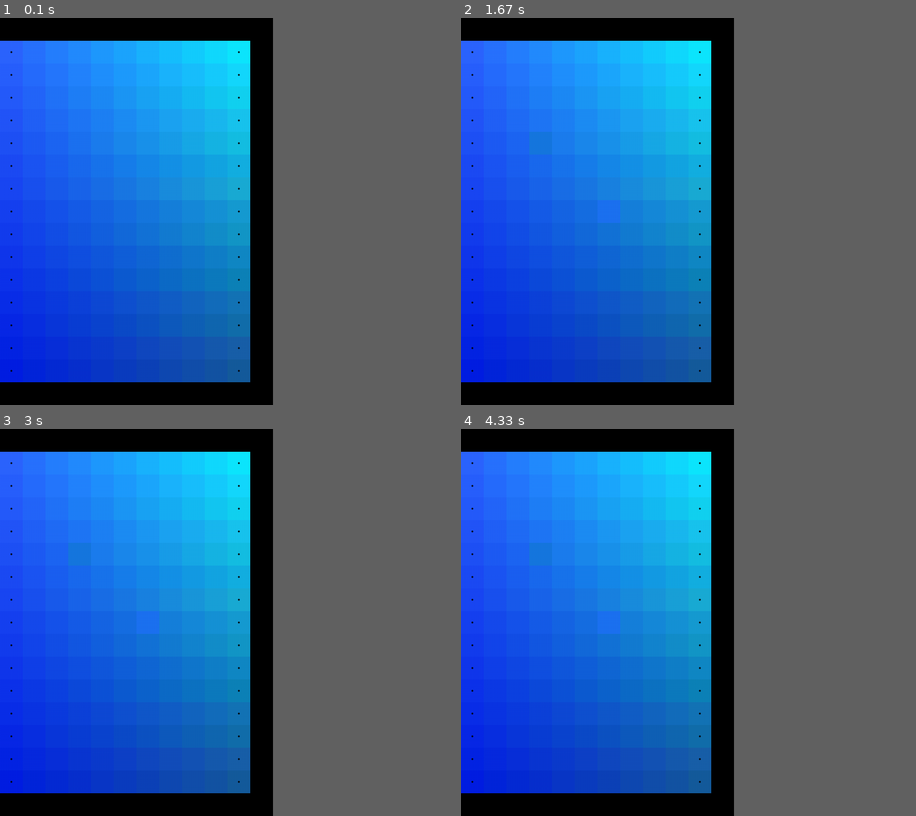
Above: before the commit, frames 1-4 (two rows, left to right).
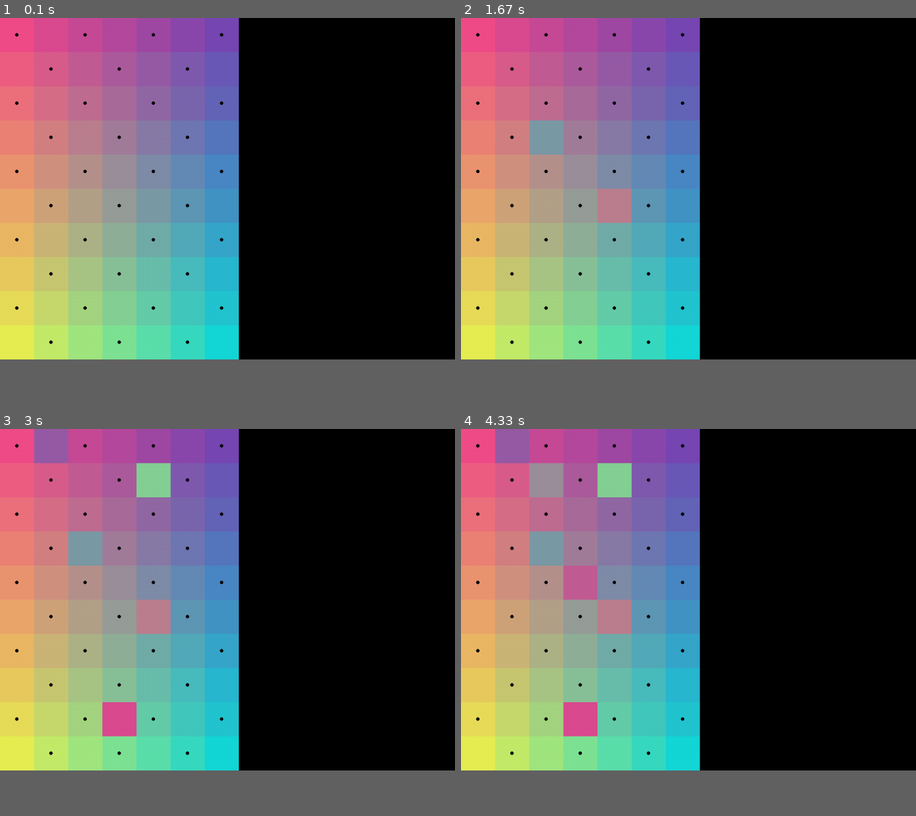
Above: after the commit, the same moments.

Repository: Angelina-ainel/PyGame-Project
Game: pygame game, started from field.py
The game is run twice, just before and just after one commit, with the same random seed, the same clock (stepped at 60 frames per second) and the same inputs.
Inputs (mouse positions are in pixels of both pictures, inside the frame that each line leads up to):
- Up to frame 1 (0.1 s): no input
- Up to frame 2 (1.67 s): press the mouse at (615, 203) at 0.37 s; move the mouse to (579, 172) at 0.47 s; release the mouse at (547, 137) at 0.6 s
- Up to frame 3 (3 s): press the mouse at (50, 444) at 1.7 s; move the mouse to (91, 576) at 1.8 s; release the mouse at (127, 711) at 1.93 s; press the mouse at (50, 444) at 2.03 s; move the mouse to (104, 459) at 2.13 s; release the mouse at (163, 475) at 2.27 s
- Up to frame 4 (4.33 s): press the mouse at (579, 583) at 3.87 s; move the mouse to (565, 529) at 3.97 s; release the mouse at (552, 479) at 4.1 s
In our replay, the window is 540x765 before the commit and 900x675 after it. These sizes can differ from the game's own. Grey fills any space a smaller window leaves; there, only what the larger window draws over its background counts as a difference.

The runs differ from the first frame. In frame 1, 52% of the frame differs, in the area x 0-55%, y 0-95%; in frame 2, 52%; in frame 3, 52%; in frame 4, 52%.

Commit message:
added a description of templates

Diff:
--- a/field.py
+++ b/field.py
@@ -4,26 +4,10 @@
 import random
 
 
-# fixed_elems = ['4 corners', 'whole frame', 'vertical lines', 'horizontal lines']
-
-
 def condition_to_mix(elem):
     if not elem.mixed and not elem.fixed:
         return True
     return False
-
-
-class Border(pg.sprite.Sprite):
-    def __init__(self, x1, y1, x2, y2):
-        super().__init__(all_sprites)
-        if x1 == x2:
-            self.add(vertical_borders)
-            self.image = pg.Surface([1, y2 - y1])
-            self.rect = pg.Rect(x1, y1, 1, y2 - y1)
-        else:
-            self.add(horizontal_borders)
-            self.image = pg.Surface([x2 - x1, 1])
-            self.rect = pg.Rect(x1, y1, x2 - x1, 1)
 
 
 class Element(pg.sprite.Sprite):
@@ -79,12 +63,8 @@
 
         if args and args[0].type == pg.MOUSEMOTION:
             if self.pushed:
-                if not pg.sprite.spritecollideany(self, horizontal_borders) or \
-                        not pg.sprite.spritecollideany(self, vertical_borders):
-                    dx, dy = args[0].rel
-                    self.rect.topleft = self.rect.x + dx, self.rect.y + dy
-                else:
-                    self.rect.topleft = self.rect.topleft
+                dx, dy = args[0].rel
+                self.rect.topleft = self.rect.x + dx, self.rect.y + dy
 
 
 class Field:
@@ -146,16 +126,16 @@
                     c += 1
                 fixing = self.check_fixing(r, c)
                 color = self.left_top + (coeff_h_left * r) + (coeff_w * c)
-                sprite = Element(r, c, self.top, self.cell_size, color, fixing, id, self.sprite_group1,
-                                 self.sprite_group2)
+                Element(r, c, self.top, self.cell_size, color, fixing, id, self.sprite_group1,
+                        self.sprite_group2)
                 c += 1
                 id += 1
             else:
                 c = 0
                 r += 1
                 fixing = self.check_fixing(r, c)
-                sprite = Element(r, c, self.top, self.cell_size,
-                                 self.left_top + (coeff_h_left * r), fixing, id, self.sprite_group1, self.sprite_group2)
+                Element(r, c, self.top, self.cell_size,
+                        self.left_top + (coeff_h_left * r), fixing, id, self.sprite_group1, self.sprite_group2)
                 id += 1
 
     def mix_elements(self):
@@ -171,21 +151,15 @@
 
 if __name__ == '__main__':
     pg.init()
-    width, height = size = 600, 850
+    width, height = size = 1000, 750
     screen = pg.display.set_mode(size)
-    lt = np.array(ImageColor.getcolor('#2C65FF', "RGB"))
-    rt = np.array(ImageColor.getcolor('#0DE8FF', "RGB"))
-    lb = np.array(ImageColor.getcolor('#001EDF', "RGB"))
-    rb = np.array(ImageColor.getcolor('#235C95', "RGB"))
+    lt = np.array(ImageColor.getcolor('#F04D89', "RGB"))
+    rt = np.array(ImageColor.getcolor('#7645B6', "RGB"))
+    lb = np.array(ImageColor.getcolor('#E0F64E', "RGB"))
+    rb = np.array(ImageColor.getcolor('#12DCDC', "RGB"))
     all_sprites = pg.sprite.Group()
-    horizontal_borders = pg.sprite.Group()
-    vertical_borders = pg.sprite.Group()
-    Border(0, 50, width, 50)
-    Border(0, height - 50, width, height - 50)
-    Border(0, 0, 0, height)
-    Border(width, 0, width, height)
-    level = Field(11, 15, lt, rt, lb, rb, 'vertical lines')
-    level.set_view(0, 50, 50)
+    level = Field(7, 10, lt, rt, lb, rb, 'chess')
+    level.set_view(0, 0, 75)
     running = True
     pushed = False
     level.render()
@@ -197,7 +171,7 @@
             level.sprite_group1.update(event)
         screen.fill((0, 0, 0))
         level.sprite_group1.draw(screen)
-        # if [sprite.id for sprite in level.sprite_group2.sprites()] == list(range(1, 11 * 13 + 1)):  # width * height + 1
+        # if [sprite.id for sprite in level.sprite_group2.sprites()] == list(range(1, 5 * 7 + 1)):  # width * height + 1
             # print('Змечательно! вы завершили уровень!')
             # running = False
         pg.display.flip()
Not shown, added: level_templates
